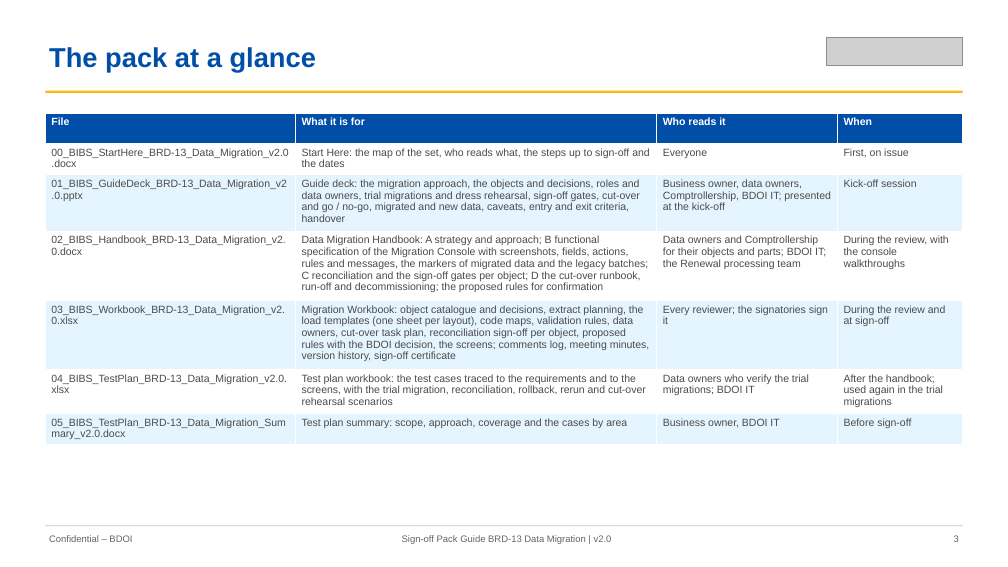
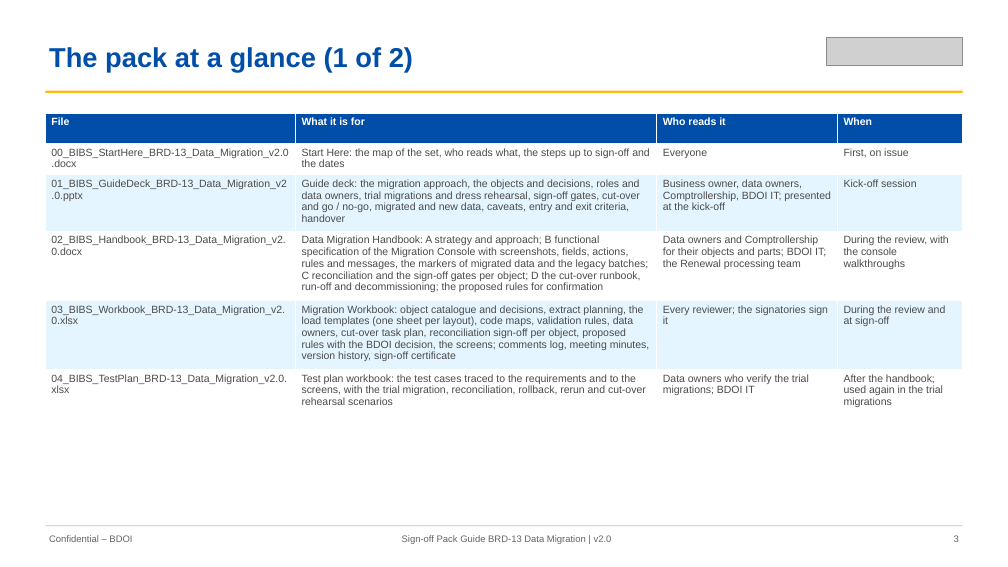
Before and after one commit to IortaTexhNXT-DEV/FinVerse, a slide deck: slide 3 of docs/deliverables/out/Drop-0_Setup_and_Data_Migration/BRD-13_Data_Migration/01_BIBS_GuideDeck_BRD-13_Data_Migration_v2.0.pptx. Drawn at 1008x567 pixels with LibreOffice and Linux fonts; fonts in the diff are those of the drawing; grey boxes stand for pictures. Boxes give left, top, right and bottom in pixels: in the first picture for what was removed or moved away, otherwise in the second. Text is boxed around its words. In the diff, an @@ line names an element or a change of style, - is before the commit and + after.

Commit message:
Drop 0 sign-off sets v2.0 with the UX screen documents: 07 UX Screen Deck, 08 UX screen register and 09 image package of BRD-03, BRD-11 and BRD-13; FRS, handbook, sign-off and migration workbooks, Start Here and guide decks rebuilt on the retaken screenshots, with the UX documents in the map of the set and in who signs what; identical landing pages and menus kept once; drop closure and drop index rebuilt

```diff
--- a/docs/deliverables/out/Drop-0_Setup_and_Data_Migration/BRD-13_Data_Migration/01_BIBS_GuideDeck_BRD-13_Data_Migration_v2.0.pptx
+++ b/docs/deliverables/out/Drop-0_Setup_and_Data_Migration/BRD-13_Data_Migration/01_BIBS_GuideDeck_BRD-13_Data_Migration_v2.0.pptx
@@ text at [49, 47, 413, 72]: text changed @@
-The pack at a glance
+The pack at a glance (1 of 2)
@@ table at [45, 113, 963, 411] @@
-row 7: 05_BIBS_TestPlan_BRD-13_Data_Migration_Summary_v2.0.docx | Test plan summary: scope, approach, coverage and the cases by area | Business owner, BDOI IT | Before sign-off
```
Also in this commit, not shown: 28 other slides changed, 1 slide added, 45 other files.
